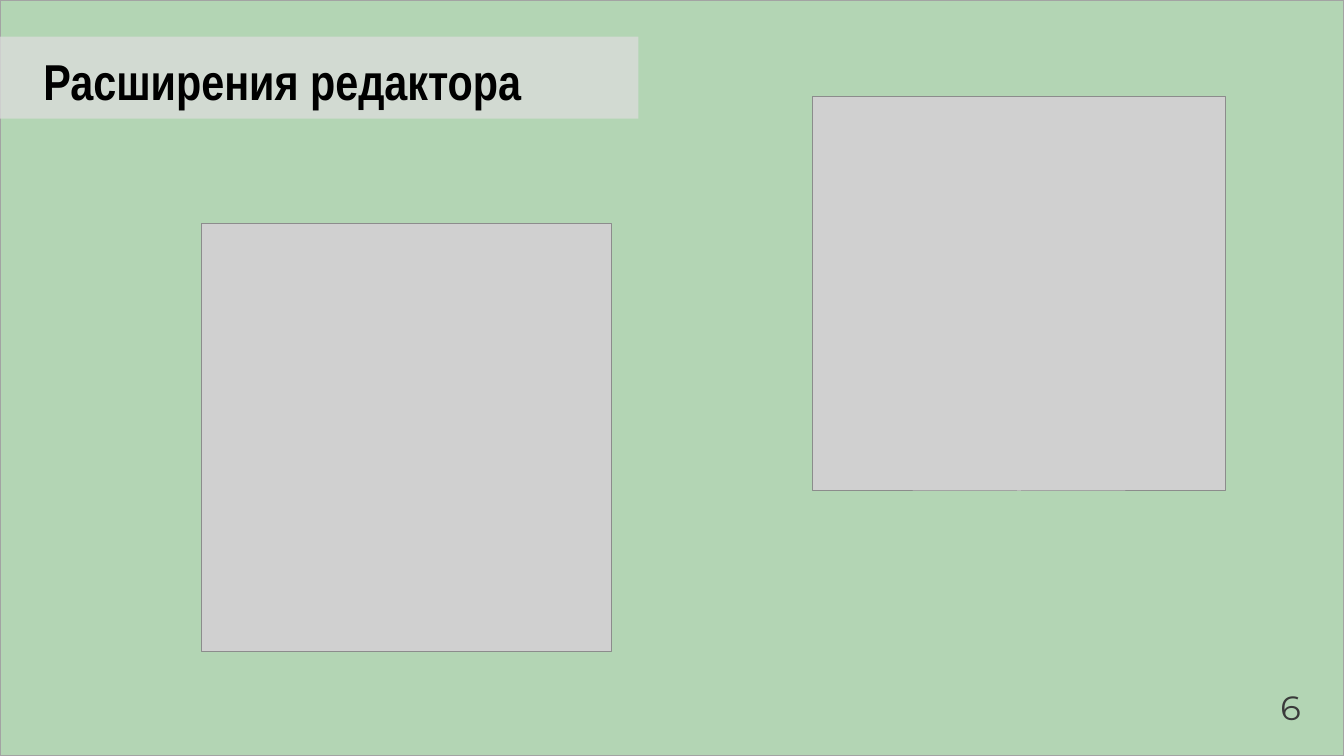
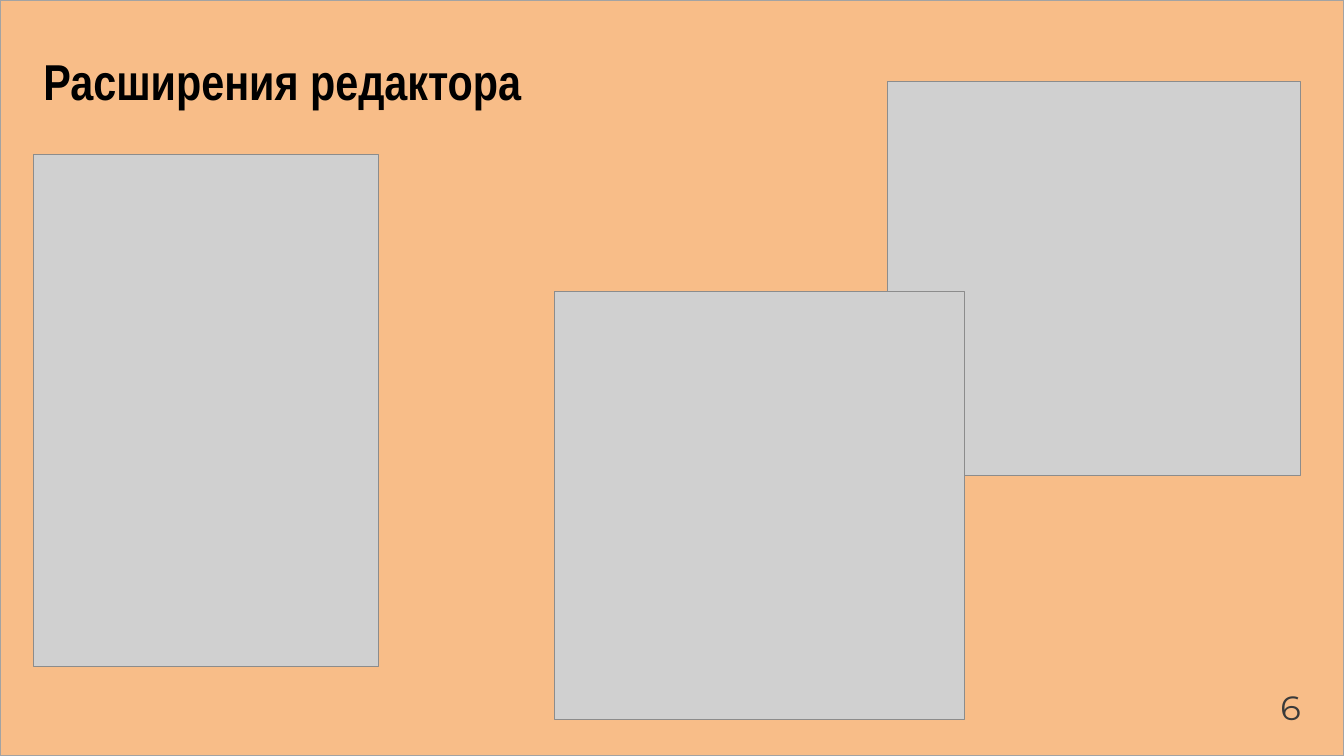
Before and after one commit to Artemor31/Files, a slide deck: slide 12 of Готовые части/NormPreza.pptx. Drawn at 1344x756 pixels with LibreOffice and Linux fonts; fonts in the diff are those of the drawing; grey boxes stand for pictures. Boxes give left, top, right and bottom in pixels: in the first picture for what was removed or moved away, otherwise in the second. Text is boxed around its words. In the diff, an @@ line names an element or a change of style, - is before the commit and + after.

```diff
--- a/Готовые части/NormPreza.pptx
+++ b/Готовые части/NormPreza.pptx
@@ rectangle at (0, 0, 1344, 756): fill #B3D5B4 to #F8BD88 @@
@@ rectangle removed at (0, 36, 638, 118) @@
@@ picture: place and size @@
-picture at (813, 97, 1225, 491)
+picture at (888, 81, 1301, 475)
@@ picture added at (33, 155, 379, 666) @@
@@ picture: place and size @@
-picture at (202, 223, 612, 651)
+picture at (555, 291, 965, 720)
```
Also in this commit, not shown: 9 other slides changed, 2 slides added, 3 slides removed, 1 other file.
